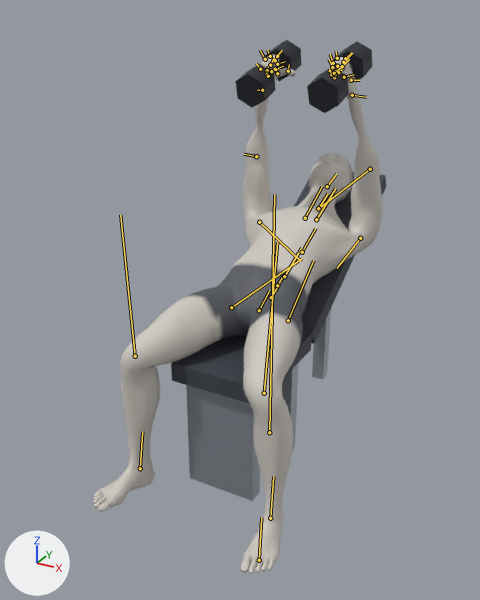
One commit to the glTF model exports/incline-dumbbell-fly.glb: the scene before it, then after it.
The view is the same before and after, from a 50 mm camera at (0.976, -2.021, 1.565) aimed at (-0.086, -0.092, 0.6). The lights are fixed; the arrows at lower left show +X, +Y and +Z. The picture after the commit comes second. Both versions are drawn at frame 0 of the action 'incline-dumbbell-fly'; the numbers are the values there. The bones that change, and the others that lie on the model, are drawn over the model as lines.
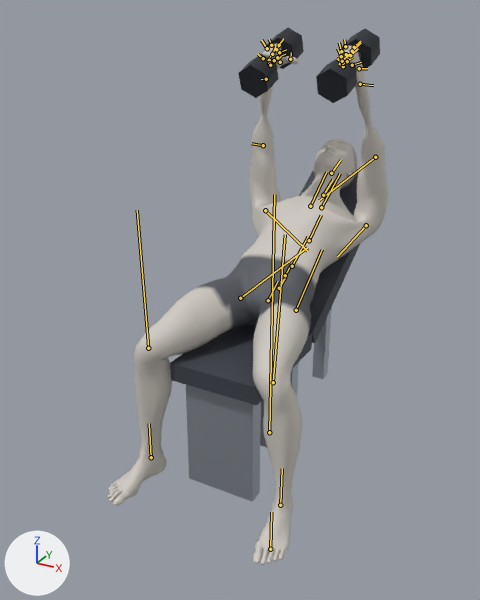
ob_dbl_right is not drawn itself; it is the parent of ob_mesh_1, ob_mesh_2, ob_mesh_3.
ob_dbr_right is not drawn itself; it is the parent of ob_mesh_4, ob_mesh_5, ob_mesh_6.
ob_props is not drawn itself; it is the parent of ob_bench.

What the commit changed:
Bone 'pelvis' (bone_pelvis) moves from (0.1, -0.396, 0.0) to (0.032, -0.383, 0.0).
Bone 'spine_01' (bone_spine_01) turns from (0, 0, 9) to (0, 0, 7) degrees about its own x, y and z.
Bone 'spine_04' (bone_spine_04) turns from (0, 0, -3) to (0, 0, -4) degrees about its own x, y and z.
Bone 'upperarm_l' (bone_upperarm_l) turns from (143, -47, -68) to (142, -40, -62) degrees about its own x, y and z.
Bone 'hand_l' (bone_hand_l) turns from (-8, 121, 110) to (-16, 125, 108) degrees about its own x, y and z.
Bone 'upperarm_r' (bone_upperarm_r) turns from (-143, 47, -68) to (-142, 40, -62) degrees about its own x, y and z.
Bone 'hand_r' (bone_hand_r) turns from (8, -121, 110) to (16, -125, 108) degrees about its own x, y and z.
Bone 'neck_01' (bone_neck_01) turns from (0, 0, 6) to (0, 0, 8) degrees about its own x, y and z.
Bone 'thigh_l' (bone_thigh_l) turns from (11, -3, 20) to (11, -1, 19) degrees about its own x, y and z.
Bone 'calf_l' (bone_calf_l) turns from (-9, 5, -81) to (-6, 5, -79) degrees about its own x, y and z.
Bone 'foot_l' (bone_foot_l) turns from (3, -6, 8) to (3, -5, -1) degrees about its own x, y and z.
Bone 'thigh_r' (bone_thigh_r) turns from (-11, 3, 20) to (-11, 1, 19) degrees about its own x, y and z.
Bone 'calf_r' (bone_calf_r) turns from (9, -5, -81) to (6, -5, -79) degrees about its own x, y and z.
Bone 'foot_r' (bone_foot_r) turns from (-3, 6, 8) to (-3, 5, -1) degrees about its own x, y and z.

Pixel boxes [x1, y1, x2, y2] of what changed, in the pictures (480 x 600 px):
'Mesh_0', posed
    before: [93, 55, 383, 574]
    after: [108, 44, 388, 565]
'Mesh_9', posed
    before: [186, 385, 260, 501]
    after: [186, 385, 261, 502]
'Mesh_7', posed
    before: [171, 332, 312, 404]
    after: [170, 324, 312, 405]
'Mesh_10', posed
    before: [294, 171, 386, 344]
    after: [299, 169, 360, 343]
'Mesh_3', posed
    before: [307, 67, 349, 113]
    after: [316, 57, 357, 103]
'Mesh_6', posed
    before: [235, 64, 276, 108]
    after: [238, 54, 278, 98]
'Mesh_2', posed
    before: [334, 41, 372, 81]
    after: [342, 29, 380, 69]
'Mesh_5', posed
    before: [264, 40, 302, 81]
    after: [266, 28, 304, 69]
'Mesh_11', posed
    before: [312, 309, 331, 379]
    after: [312, 307, 332, 379]
bone 'pelvis', root to tip
    before: (259, 310) to (269, 290)
    after: (268, 300) to (278, 281)
bone 'spine_01', root to tip
    before: (271, 297) to (277, 287)
    after: (279, 288) to (285, 277)
bone 'spine_04', root to tip
    before: (302, 252) to (315, 228)
    after: (309, 240) to (321, 215)
bone 'upperarm_l', root to tip
    before: (360, 238) to (337, 268)
    after: (366, 225) to (337, 256)
bone 'hand_l', root to tip
    before: (352, 95) to (366, 97)
    after: (360, 84) to (373, 85)
bone 'upperarm_r', root to tip
    before: (259, 222) to (300, 261)
    after: (265, 210) to (307, 251)
bone 'hand_r', root to tip
    before: (262, 90) to (257, 90)
    after: (266, 79) to (261, 79)
bone 'neck_01', root to tip
    before: (318, 208) to (328, 193)
    after: (323, 195) to (333, 179)
bone 'thigh_l', root to tip
    before: (288, 320) to (313, 260)
    after: (296, 310) to (322, 249)
bone 'calf_l', root to tip
    before: (264, 393) to (277, 242)
    after: (273, 382) to (285, 234)
bone 'foot_l', root to tip
    before: (270, 518) to (273, 476)
    after: (280, 505) to (282, 468)
bone 'thigh_r', root to tip
    before: (231, 307) to (302, 258)
    after: (240, 298) to (307, 247)
bone 'calf_r', root to tip
    before: (135, 356) to (120, 215)
    after: (148, 348) to (137, 210)
bone 'foot_r', root to tip
    before: (140, 468) to (142, 431)
    after: (151, 457) to (149, 423)
